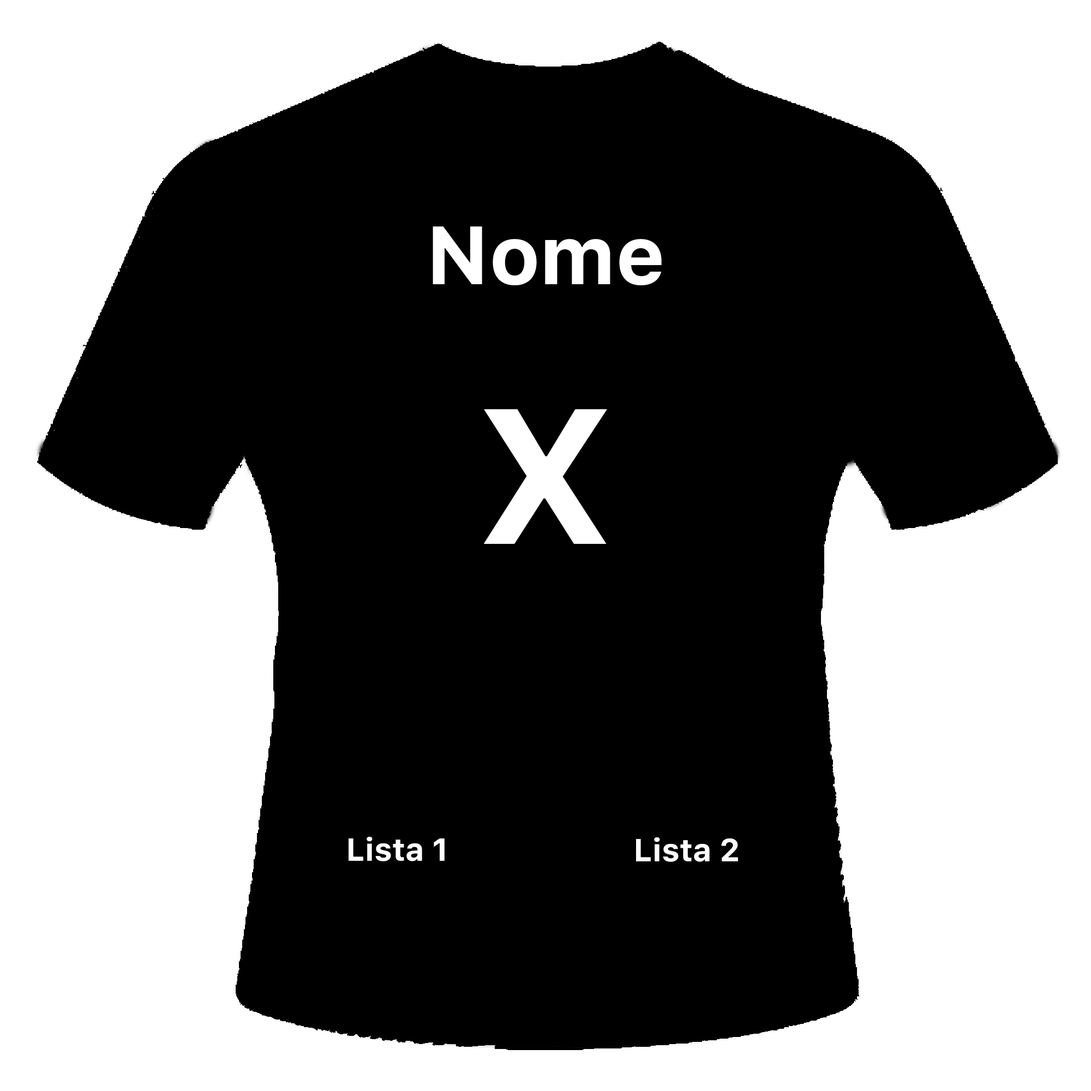
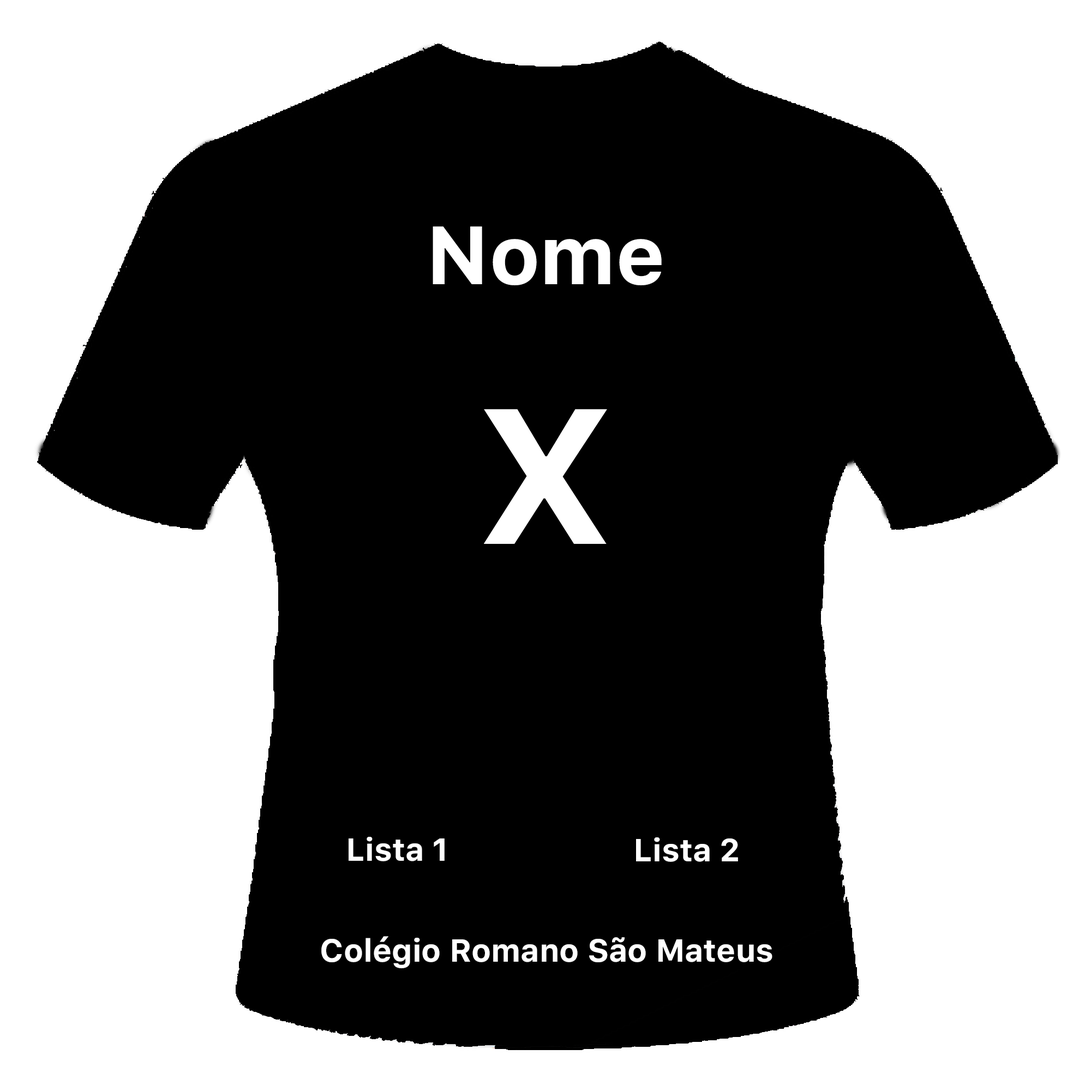
Layered file, before and after one edit (1091×1091). Changes by layer:
added layer "Colégio Romano São Mateus" above "Lista 2" over (x1=321, y1=936, x2=773, y2=969)
